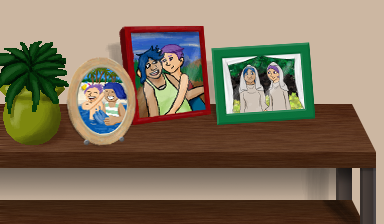
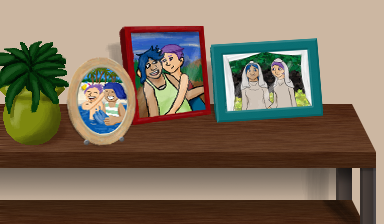
Layers edited between the first and the second w=384, h=224 image:
painted on "Layer 25" over (227, 109, 261, 112)
painted on "phase11-pic3" over (211, 38, 323, 125)
added layer "Layer 26" in group "pic3" over (210, 45, 217, 121)
painted on "fronds" over (0, 41, 69, 114)
renamed "Layer 22" to "shadows", painted on it over (0, 41, 323, 125)
